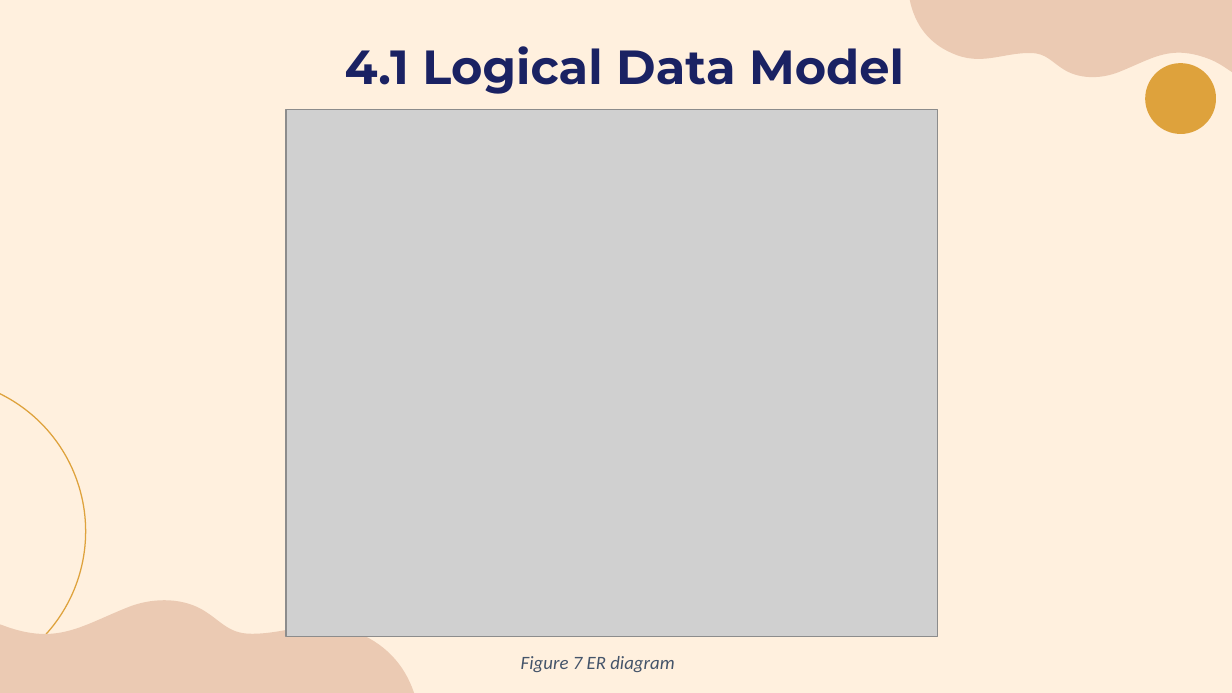
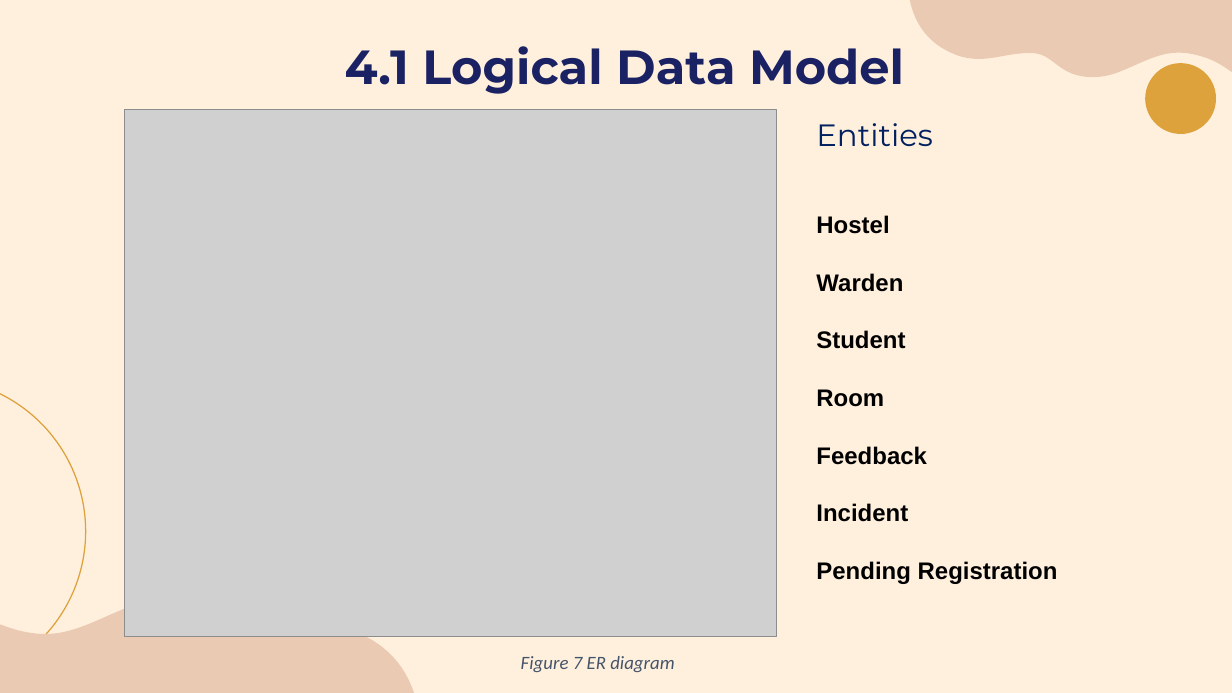
Before and after one commit to laibabintatahir/SRS-HMS, a slide deck: slide 25 of SRS_Presentation.pptx (slide 24 before the commit). Drawn at 1232x693 pixels with LibreOffice and Linux fonts; fonts in the diff are those of the drawing; grey boxes stand for pictures. Boxes give left, top, right and bottom in pixels: in the first picture for what was removed or moved away, otherwise in the second. Text is boxed around its words. In the diff, an @@ line names an element or a change of style, - is before the commit and + after.

Commit message:
Added Activity Diagram, corrected ch:1, Data logical model

```diff
--- a/SRS_Presentation.pptx
+++ b/SRS_Presentation.pptx
@@ picture moved from (x1=286, y1=110, x2=938, y2=637) to (x1=124, y1=110, x2=776, y2=637) @@
@@ text added at (x1=816, y1=123, x2=1058, y2=584), 14 pt, text #000000, bold @@
+Entities
+Hostel
+Warden
+Student
+Room
+Feedback
+Incident
+Pending Registration
```
Also in this commit, not shown: 4 other slides changed, 2 slides added.
